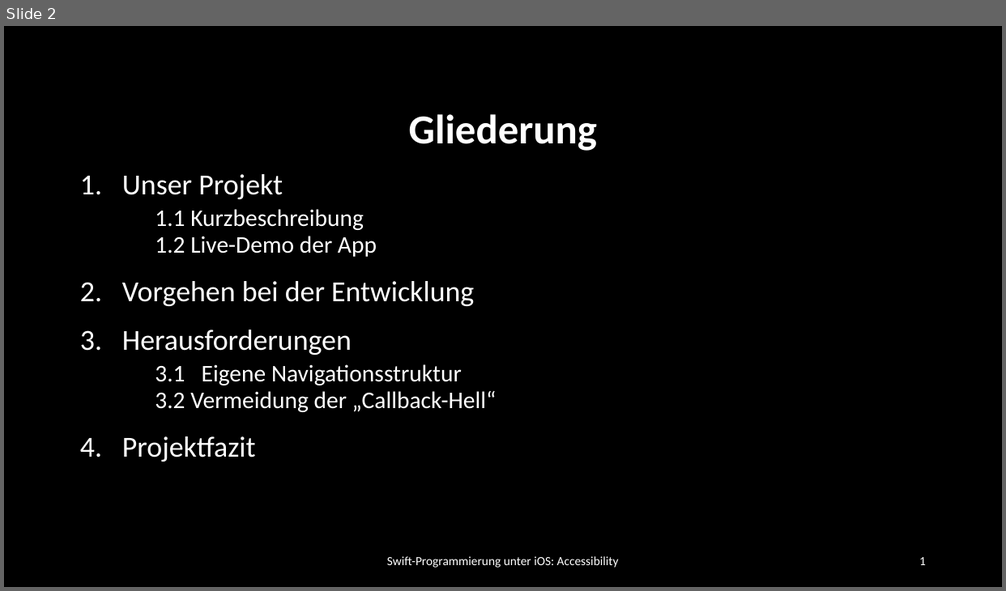
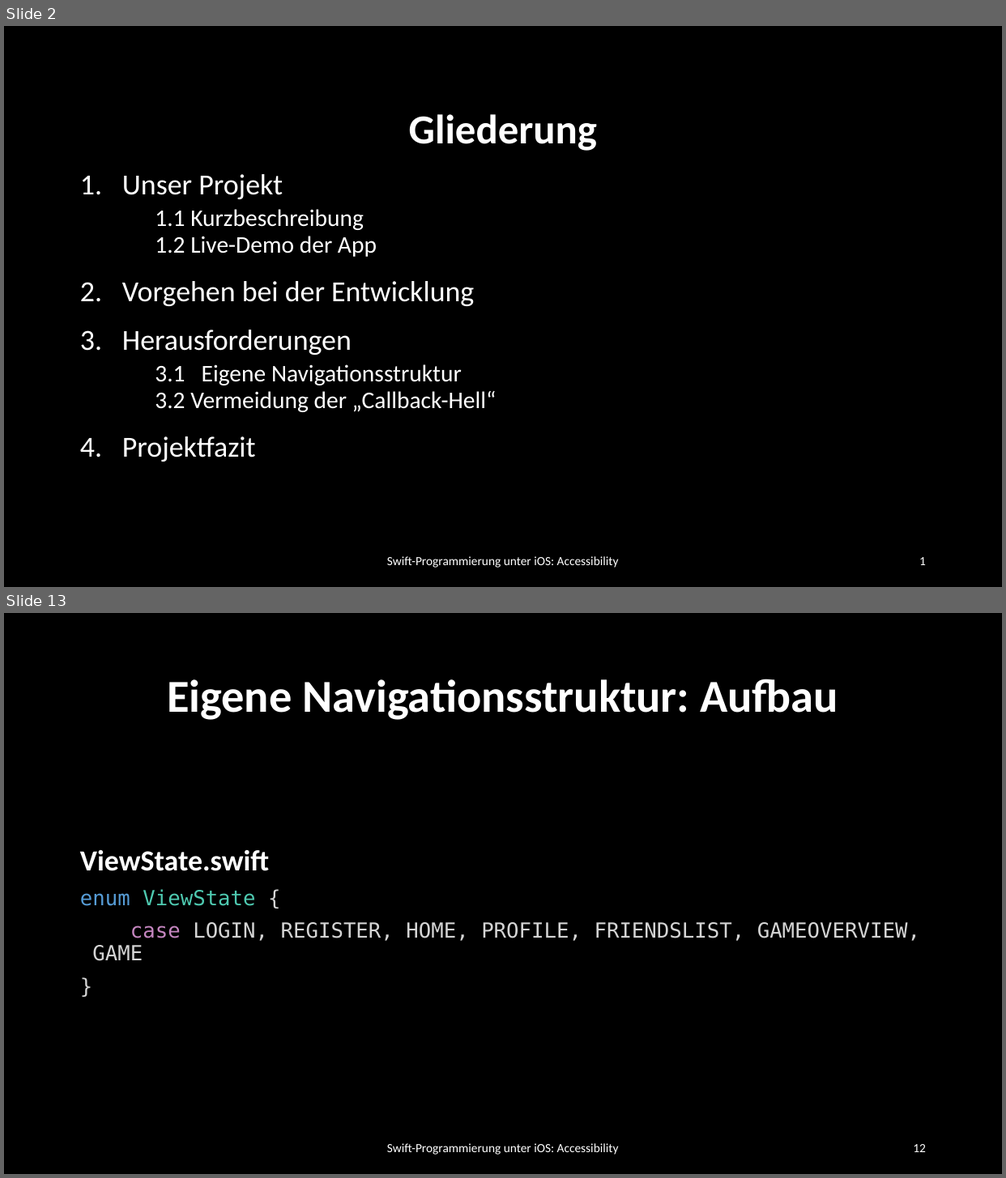
Before and after one commit to dspengler99/Quiz-With-Me, a slide deck: Präsentation/Quiz With Me.pptx. Shown one above the other, each under a label of ours: slide 2 before the commit, slides 2 and 13 after it; the slides between them are not shown. The pictures are 1006x591 and 1006x1178 pixels, drawn with LibreOffice and Linux fonts; fonts in the diff are those of the drawing; background and template pictures are left out. Boxes give left, top, right and bottom in pixels: in the first picture for what was removed or moved away, otherwise in the second. Text is boxed around its words. In the diff, an @@ line names an element or a change of style, - is before the commit and + after.

```diff
--- a/Präsentation/Quiz With Me.pptx
+++ b/Präsentation/Quiz With Me.pptx
@@ slide 13 added at (4, 613, 1002, 1174), background #000000 @@
@@ title added at (167, 679, 837, 720), 44 pt, text #FFFFFF, bold @@
+Eigene Navigationsstruktur: Aufbau
@@ text added at (80, 850, 920, 961), 20 pt, text #D4D4D4 @@
+ViewState.swift
+enum ViewState {
+case LOGIN, REGISTER, HOME, PROFILE, FRIENDSLIST, GAMEOVERVIEW, GAME
+}
@@ text added at (387, 1144, 619, 1155), 12 pt, text #FFFFFF @@
+Swift-Programmierung unter iOS: Accessibility
@@ page number added at (913, 1144, 926, 1152), 12 pt, text #FFFFFF @@
+12
```
Also in this commit, not shown: 18 other slides added, 2 other files.
